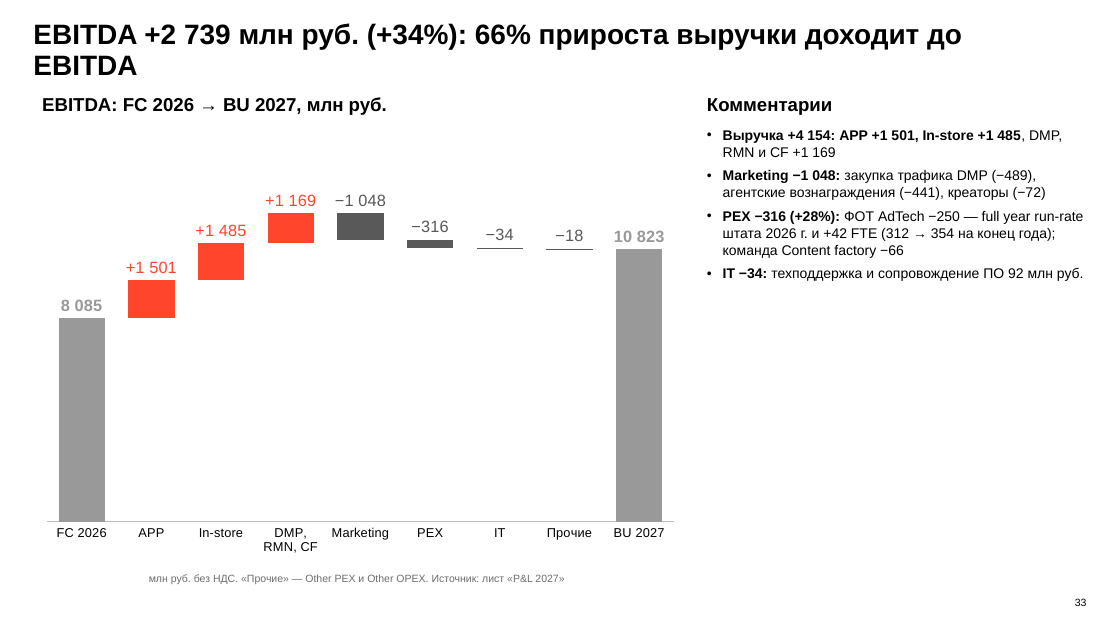
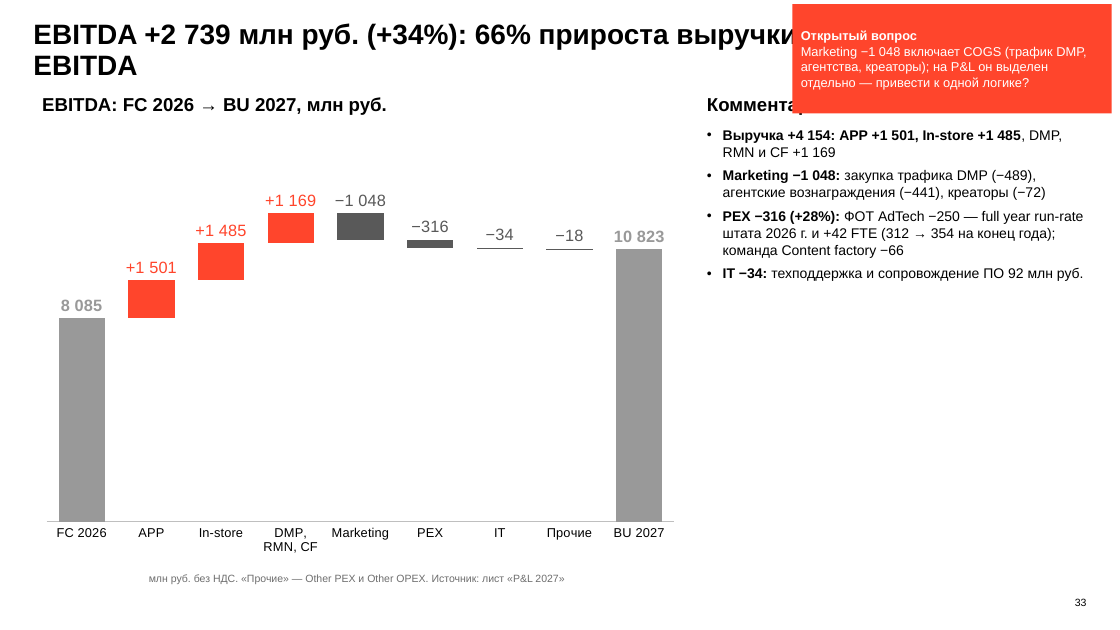
Before and after one commit to DenisMagnit/1, a slide deck: slide 33 of BU27_AdTech_final_deck_1016.pptx. Drawn at 1120x630 pixels with LibreOffice and Linux fonts; fonts in the diff are those of the drawing; background and template pictures are left out. Boxes give left, top, right and bottom in pixels: in the first picture for what was removed or moved away, otherwise in the second. Text is boxed around its words. In the diff, an @@ line names an element or a change of style, - is before the commit and + after.

```diff
--- a/BU27_AdTech_final_deck_1016.pptx
+++ b/BU27_AdTech_final_deck_1016.pptx
@@ rectangle added at (792, 4, 1112, 113), fill #FF452C, 11 pt, text #FFFFFF @@
+Открытый вопрос
+Marketing −1 048 включает COGS (трафик DMP, агентства, креаторы); на P&L он выделен отдельно — привести к одной логике?
```
Also in this commit, not shown: 7 other slides changed.
